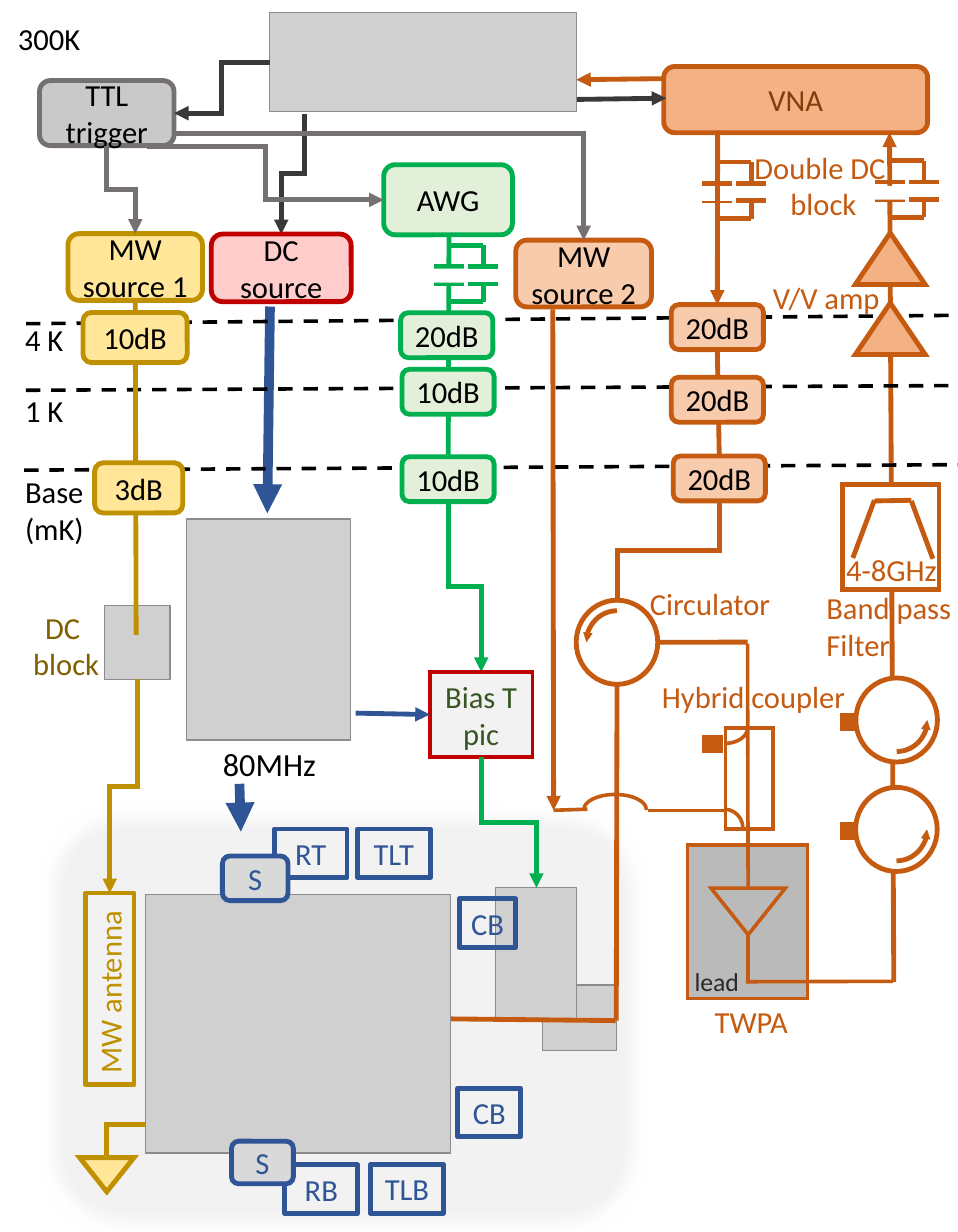
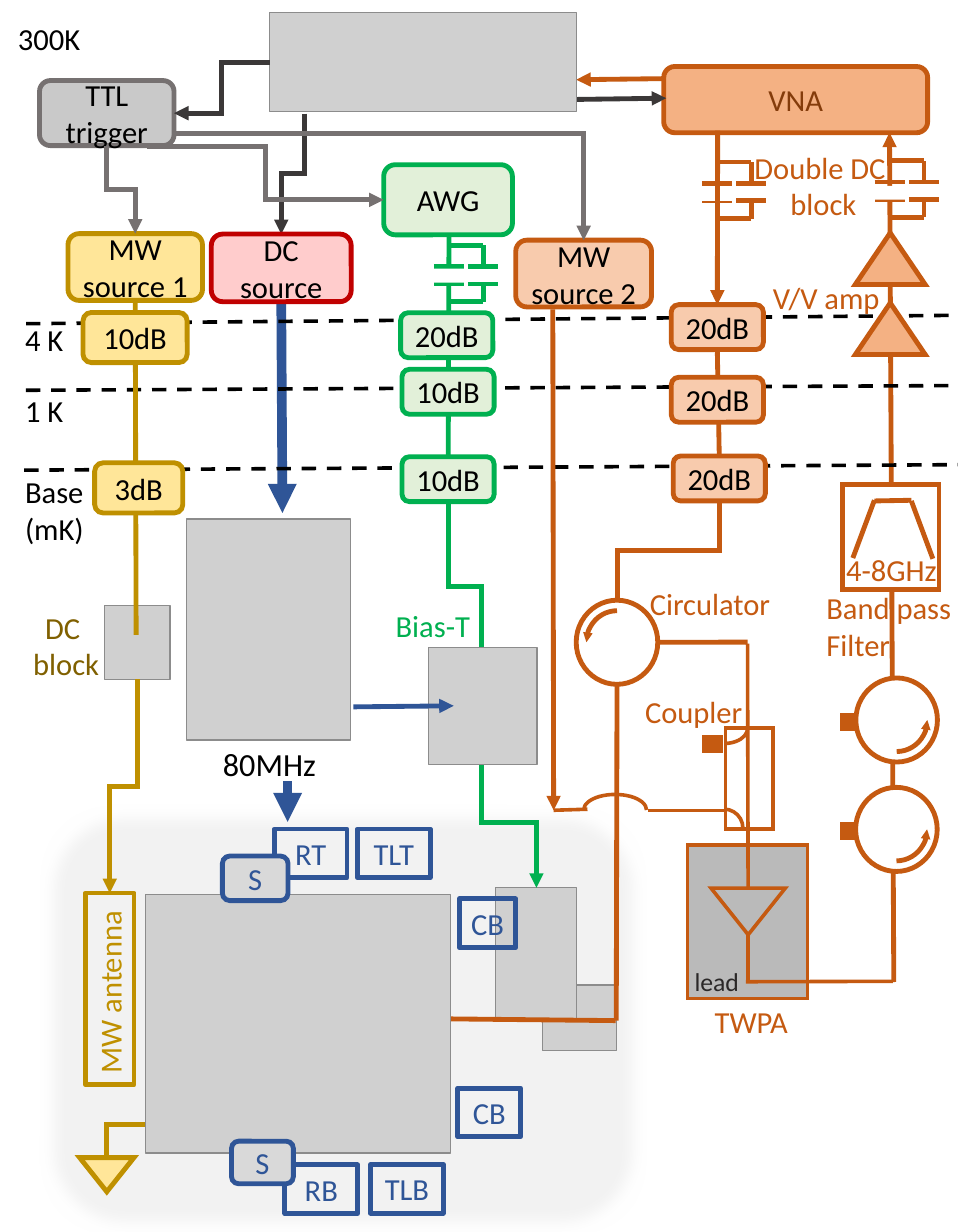
Before and after one commit to ybex/PhD-Thesis, a slide deck: slide 1 of Thesis/Figures/polished/wiring_CPWR_VS.pptx. Drawn at 958x1232 pixels with LibreOffice and Linux fonts; fonts in the diff are those of the drawing; grey boxes stand for pictures. Boxes give left, top, right and bottom in pixels: in the first picture for what was removed or moved away, otherwise in the second. Text is boxed around its words. In the diff, an @@ line names an element or a change of style, - is before the commit and + after.

```diff
--- a/Thesis/Figures/polished/wiring_CPWR_VS.pptx
+++ b/Thesis/Figures/polished/wiring_CPWR_VS.pptx
@@ arrow moved from (270, 307) - (268, 513) to (281, 301) - (283, 513) @@
@@ text "Bias-T": place and size @@
-text "Bias-T" at box(430, 672, 533, 758)
+text "Bias-T" at box(396, 616, 470, 638)
@@ text "Bias-T" at box(396, 616, 470, 638): vertical alignment middle to top; fill #F2F2F2 to none; outline #C00000 2.25 pt to none @@
@@ text at box(396, 616, 470, 638): text changed; text colour #385723 to #00B050 @@
-Bias T pic
+Bias-T
@@ picture added at box(429, 646, 536, 763) @@
@@ arrow moved from (356, 712) - (430, 715) to (353, 707) - (454, 705) @@
@@ text at box(645, 701, 742, 731): text changed @@
-Hybrid coupler
+Coupler
@@ arrow moved from (240, 783) - (241, 832) to (287, 781) - (287, 821) @@
```
Also in this commit, not shown: 38 other files.
